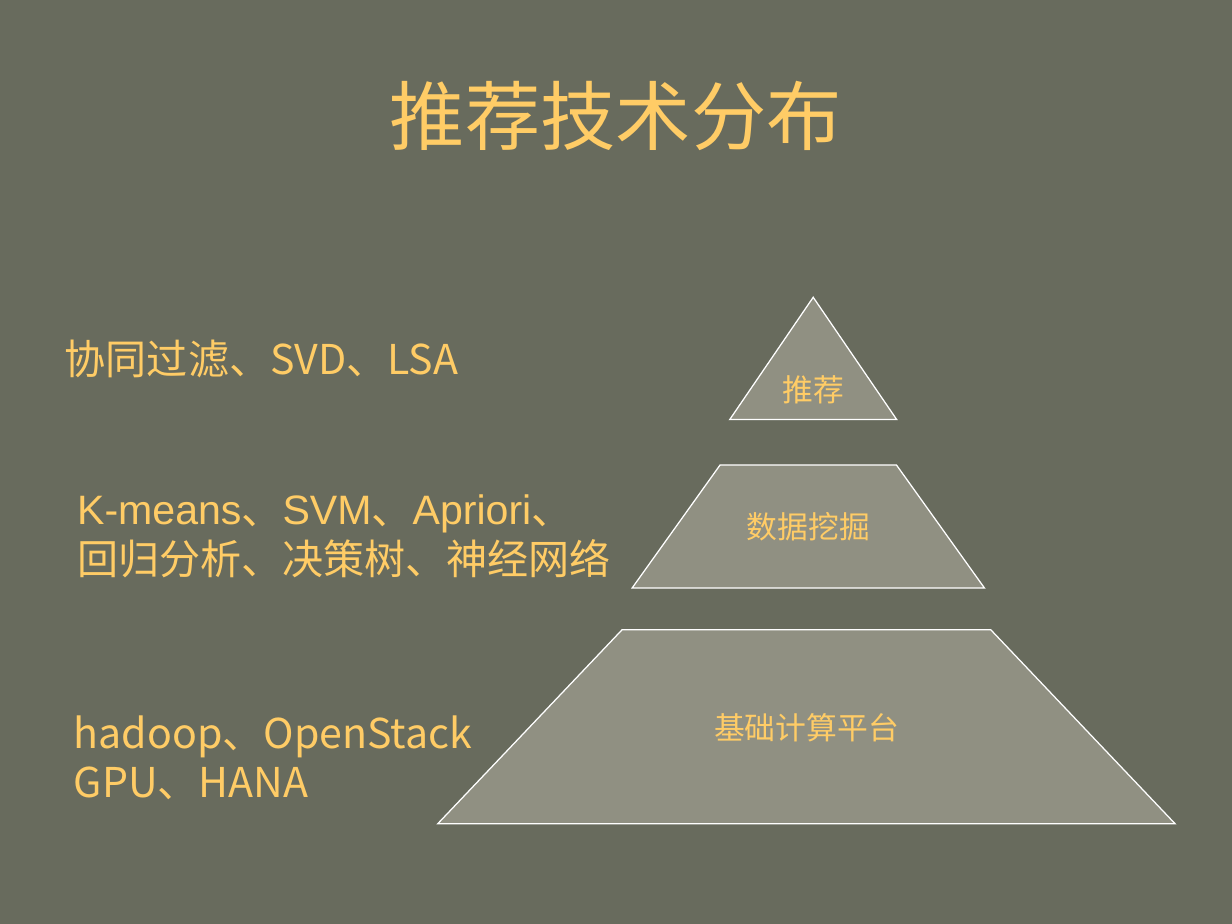
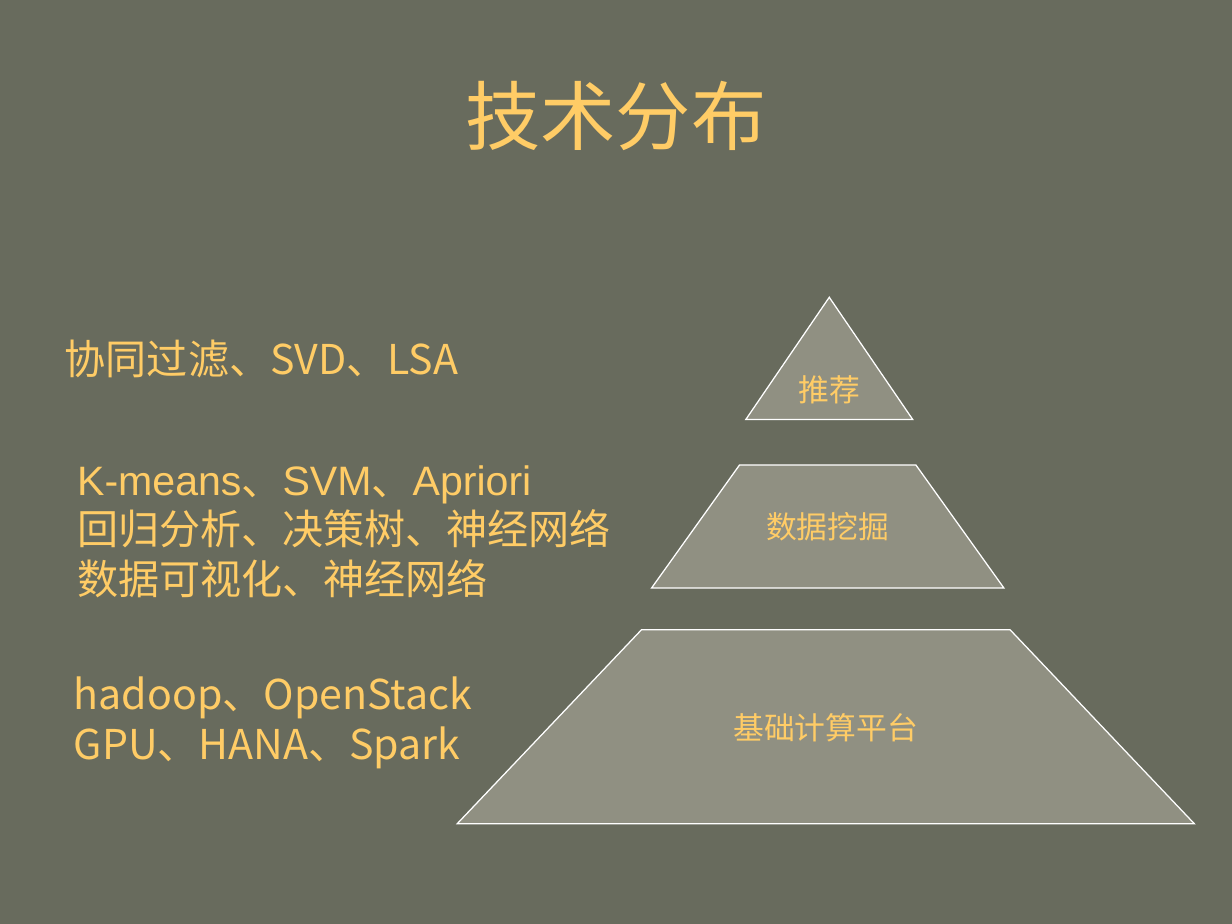
Before and after one commit to mahengyang/code, a slide deck: slide 35 of puffin/个性化推荐.ppt (slide 34 before the commit). Drawn at 1232x924 pixels with LibreOffice and Linux fonts; fonts in the diff are those of the drawing. Boxes give left, top, right and bottom in pixels: in the first picture for what was removed or moved away, otherwise in the second. Text is boxed around its words. In the diff, an @@ line names an element or a change of style, - is before the commit and + after.

```diff
--- a/puffin/个性化推荐.ppt
+++ b/puffin/个性化推荐.ppt
@@ title at box(465, 81, 766, 150): text changed @@
-推荐技术分布
+技术分布
@@ triangle "推荐": place and size @@
-triangle "推荐" at box(729, 297, 897, 419)
+triangle "推荐" at box(745, 297, 913, 419)
@@ text "K-means、SVM、Apriori": place and size @@
-text "K-means、SVM、Apriori" at box(77, 494, 611, 578)
+text "K-means、SVM、Apriori" at box(77, 465, 611, 598)
@@ text at box(77, 465, 531, 503): text changed @@
-K-means、SVM、Apriori、
+K-means、SVM、Apriori
@@ freeform shape "数据挖掘": place and size @@
-freeform shape "数据挖掘" at box(632, 464, 984, 588)
+freeform shape "数据挖掘" at box(652, 464, 1004, 588)
@@ text at box(77, 559, 488, 598): paragraph added @@
+数据可视化、神经网络
@@ freeform shape "基础计算平台": place and size @@
-freeform shape "基础计算平台" at box(437, 630, 1174, 823)
+freeform shape "基础计算平台" at box(457, 630, 1194, 823)
@@ text "hadoop、OpenStack": place and size @@
-text "hadoop、OpenStack" at box(74, 715, 472, 799)
+text "hadoop、OpenStack" at box(74, 676, 472, 769)
@@ text at box(74, 716, 461, 769): text changed @@
-GPU、HANA
+GPU、HANA、Spark
```
Also in this commit, not shown: 9 other slides changed, 1 slide added, 6 other files.
